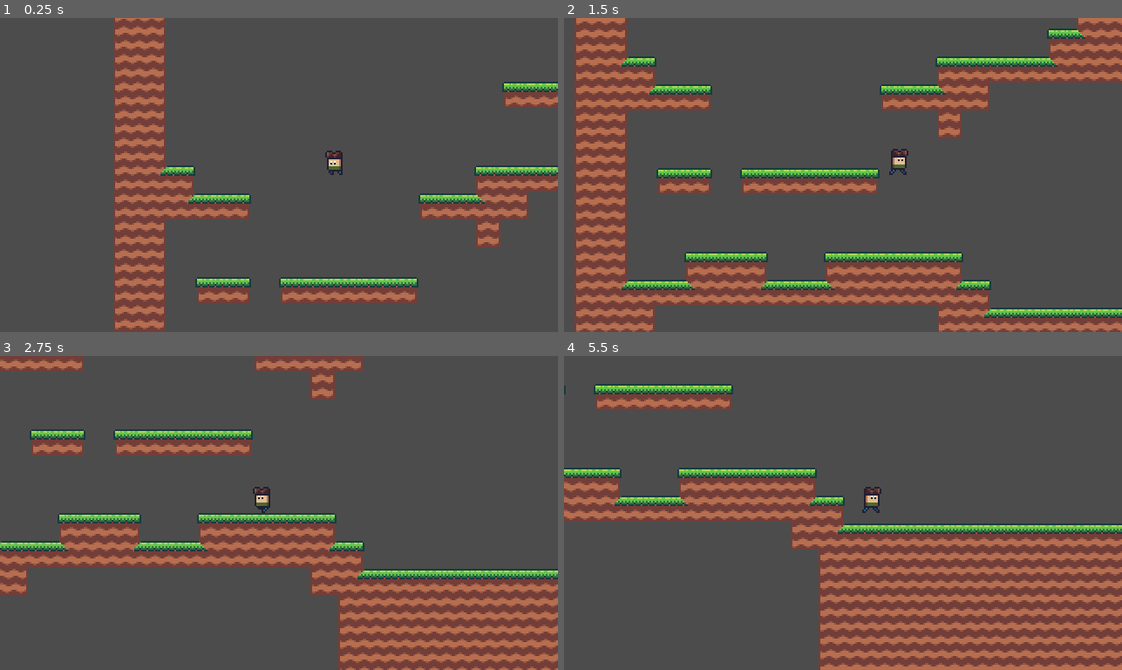
Above: before the commit, frames 1-4 (two rows, left to right).
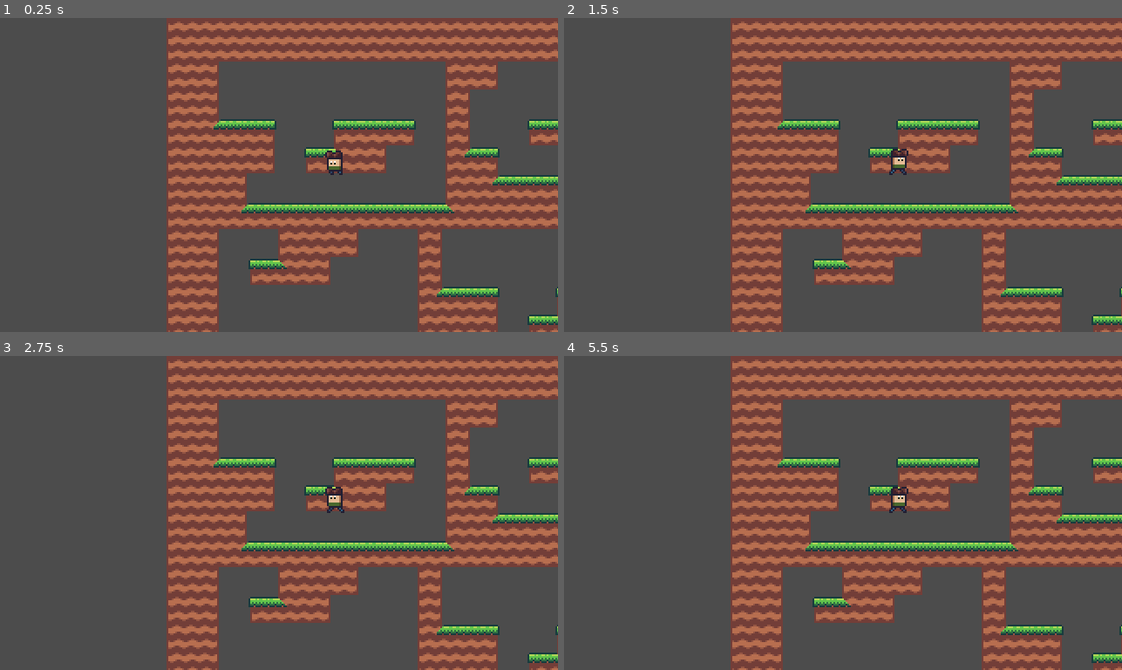
Above: after the commit, the same moments.

Repository: jasonrobwebster/Cave
Game: Godot game, scene res://scenes/Level1-1.tscn
The game is run twice, just before and just after one commit, with the same random seed, the same clock (stepped at 60 frames per second) and the same inputs. This scene is started directly instead of the project's main scene.
Inputs:
- Up to frame 1 (0.25 s): no input
- Up to frame 2 (1.5 s): hold Right (ui_right) from 0.53 s (still down); tap Space (jump) at 0.77 s
- Up to frame 3 (2.75 s): tap Space (jump) at 1.52 s; release Right (ui_right) at 2.03 s; hold Left (ui_left) from 2.03 s (still down)
- Up to frame 4 (5.5 s): release Left (ui_left) at 2.78 s; hold Right (ui_right) 2.78-4.28 s; tap Space (jump) at 3.02, 3.77, 4.52 s; hold Left (ui_left) 4.28-5.03 s; hold Right (ui_right) from 5.03 s (still down)

The runs differ from the first frame. In frame 1, 50% of the frame differs, in the area x 20-100%, y 0-100%; in frame 2, 61%, in the area x 1-100%, y 0-100%; in frame 3, 50%; in frame 4, 54%.
Error before the commit: Attempt to call function 'get_node_or_null' in base 'null instance' on a null instance. (res://modular/ModularRooms.gd:88)

Commit message:
Update Level1-1.tscn

Diff:
--- a/scenes/Level1-1.tscn
+++ b/scenes/Level1-1.tscn
@@ -1,7 +1,7 @@
 [gd_scene load_steps=5 format=2]
 
 [ext_resource path="res://modular/RandomWalker.gd" type="Script" id=1]
-[ext_resource path="res://modular/GrassRooms.tscn" type="PackedScene" id=2]
+[ext_resource path="res://modular/Level1Rooms.tscn" type="PackedScene" id=2]
 [ext_resource path="res://tiles/grasstiles/GrassTileMap.tscn" type="PackedScene" id=3]
 [ext_resource path="res://camera/Camera2D.tscn" type="PackedScene" id=4]
 
